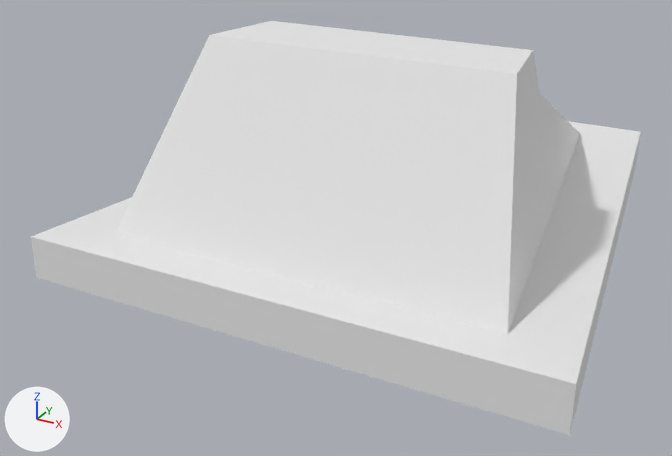
The OBJ model resources/models/lights/hangar_light/hangar_light.obj: old version first, new version second.
The view is the same before and after, from a 50 mm camera at (0.876, -2.004, 0.933) aimed at (-0.126, -0.183, 0.022). The axes (+X, +Y, +Z) are drawn at lower left. The lights are the same throughout. Where no turn or scale is listed for an object, it has been applied to the vertices.
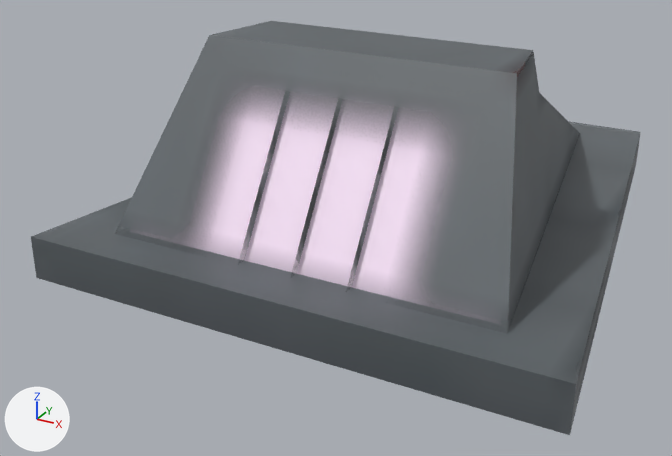
The newer file is also turned or shifted as a whole; pictures and numbers use the older file's frame.

Patch to the scene script:
```diff
--- a/resources/models/lights/hangar_light/hangar_light.obj.py
+++ b/resources/models/lights/hangar_light/hangar_light.obj.py
@@ img_red_hangar_light_png @@
+img_red_hangar_light_png = load_image('red_hangar_light.png', 'red_hangar_light.png', 64, 64, 'sRGB')
@@ mat_mat_diffuse_cutout @@
 n0 = _N.new('ShaderNodeBsdfPrincipled'); n0.name = 'Principled BSDF'
-n0.inputs[2].default_value = 1.0  # 'Roughness'
+n0.inputs[2].default_value = 0.526  # 'Roughness'
 n1 = _N.new('ShaderNodeOutputMaterial'); n1.name = 'Material Output'
+n2 = _N.new('ShaderNodeTexImage'); n2.name = 'Image Texture'
+n2.image = img_red_hangar_light_png
+n3 = _N.new('ShaderNodeTexImage'); n3.name = 'Image Texture.001'
+n3.image = img_red_hangar_light_png
 _L.new(n0.outputs[0], n1.inputs[0])  # 'BSDF' to 'Surface'
+_L.new(n2.outputs[0], n0.inputs[0])  # 'Color' to 'Base Color'
+_L.new(n3.outputs[1], n0.inputs[4])  # 'Alpha' to 'Alpha'
@@ mat_mat_emissive @@
 n0 = _N.new('ShaderNodeBsdfPrincipled'); n0.name = 'Principled BSDF'
-n0.inputs[2].default_value = 1.0  # 'Roughness'
+n0.inputs[2].default_value = 0.526  # 'Roughness'
 n1 = _N.new('ShaderNodeOutputMaterial'); n1.name = 'Material Output'
+n2 = _N.new('ShaderNodeTexImage'); n2.name = 'Image Texture'
+n2.image = img_red_hangar_light_png
+n3 = _N.new('ShaderNodeTexImage'); n3.name = 'Image Texture.001'
+n3.image = img_red_hangar_light_png
 _L.new(n0.outputs[0], n1.inputs[0])  # 'BSDF' to 'Surface'
+_L.new(n2.outputs[0], n0.inputs[0])  # 'Color' to 'Base Color'
+_L.new(n3.outputs[1], n0.inputs[4])  # 'Alpha' to 'Alpha'
```

Location of each change, (x1, y1, x2, y2) in pixels of the pictures (672 x 456 px):
'Cube.008', surface changed (white to grey): (31, 21, 641, 435) in both
